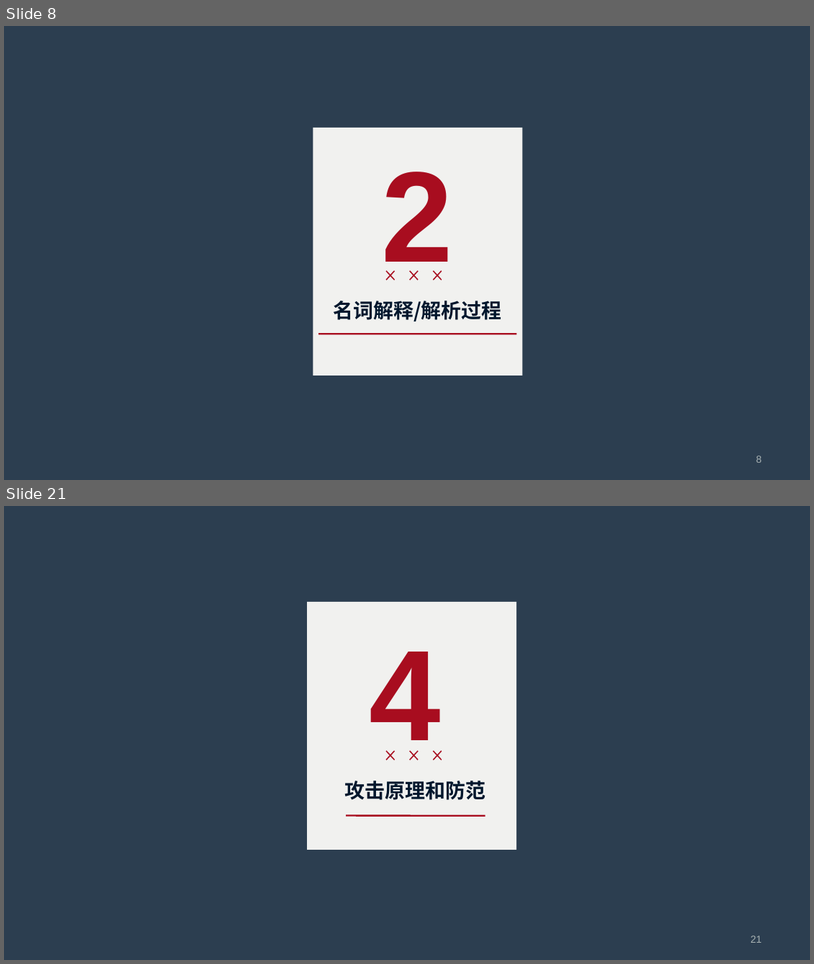
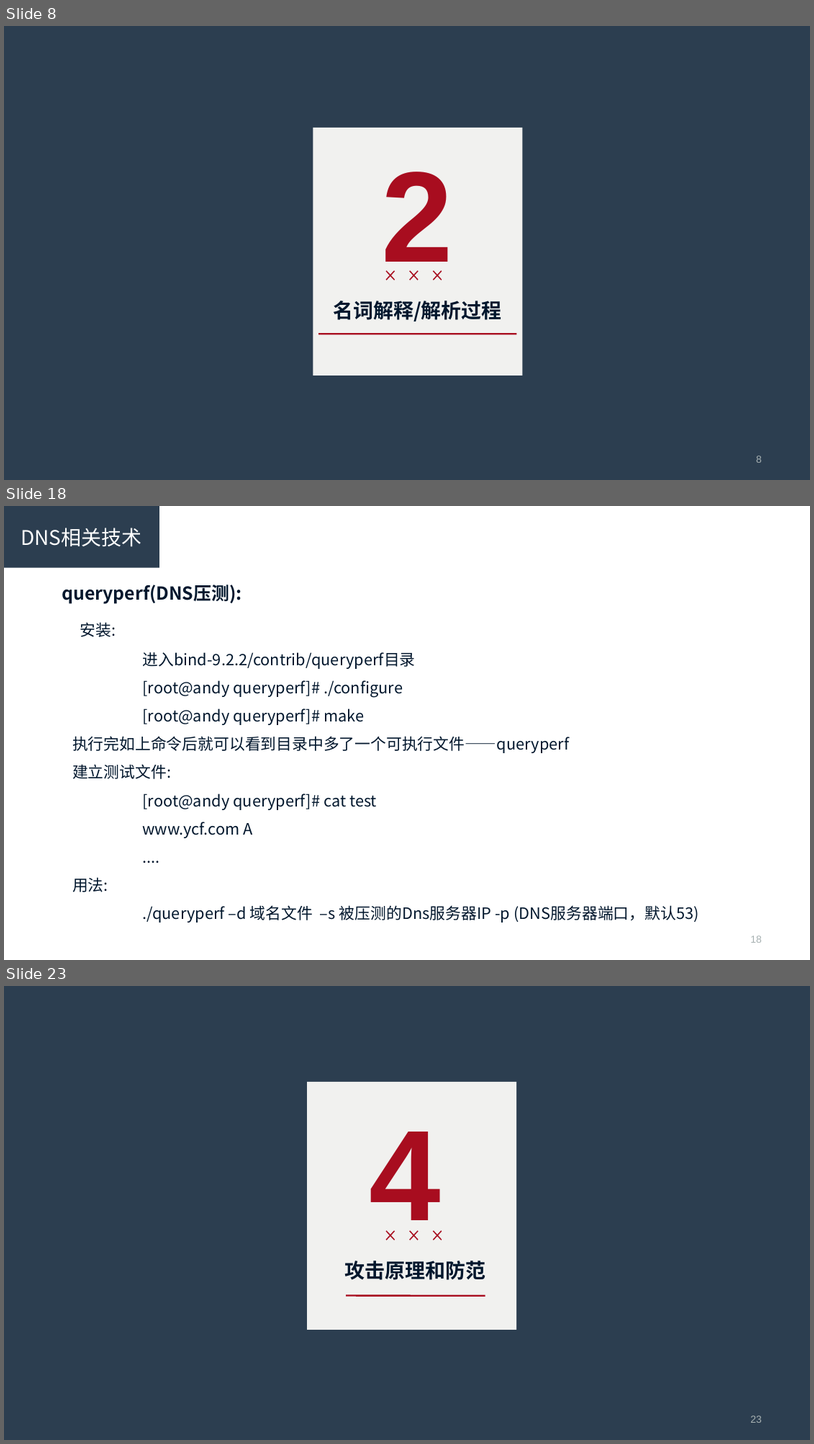
Before and after one commit to R-Lin/Simple_scripts, a slide deck: dns.ppt. Shown one above the other, each under a label of ours: slides 8 and 21 before the commit, slides 8, 18 and 23 after it; the slides between them are not shown. The pictures are 814x964 and 814x1444 pixels, drawn with LibreOffice and Linux fonts; fonts in the diff are those of the drawing. Boxes give left, top, right and bottom in pixels: in the first picture for what was removed or moved away, otherwise in the second. Text is boxed around its words. In the diff, an @@ line names an element or a change of style, - is before the commit and + after.

```diff
--- a/dns.ppt
+++ b/dns.ppt
@@ slide 18 added at (4,506,810,960), background #FFFFFF @@
@@ rectangle added at (4,506,159,567), fill #2C3E50, 18 pt, text #FFFFFF @@
+DNS相关技术
@@ text added at (62,584,700,922), 14 pt, text #02172D @@
+queryperf(DNS压测):
+安装:
+进入bind-9.2.2/contrib/queryperf目录
+[root@andy queryperf]# ./configure
+[root@andy queryperf]# make
+执行完如上命令后就可以看到目录中多了一个可执行文件――queryperf
+建立测试文件:
+[root@andy queryperf]# cat test
+www.ycf.com A
+....
+用法:
+./queryperf –d 域名文件 –s 被压测的Dns服务器IP -p (DNS服务器端口，默认53)
@@ page number added at (751,935,762,942), 9 pt, text #A7B1B2 @@
+18
@@ what was slide 21 is now slide 23 @@
@@ page number at (751,1415,762,1422): text changed @@
-21
+23
```
Also in this commit, not shown: 6 slides changed, 2 other slides added, 1 slide removed, 1 other file.
